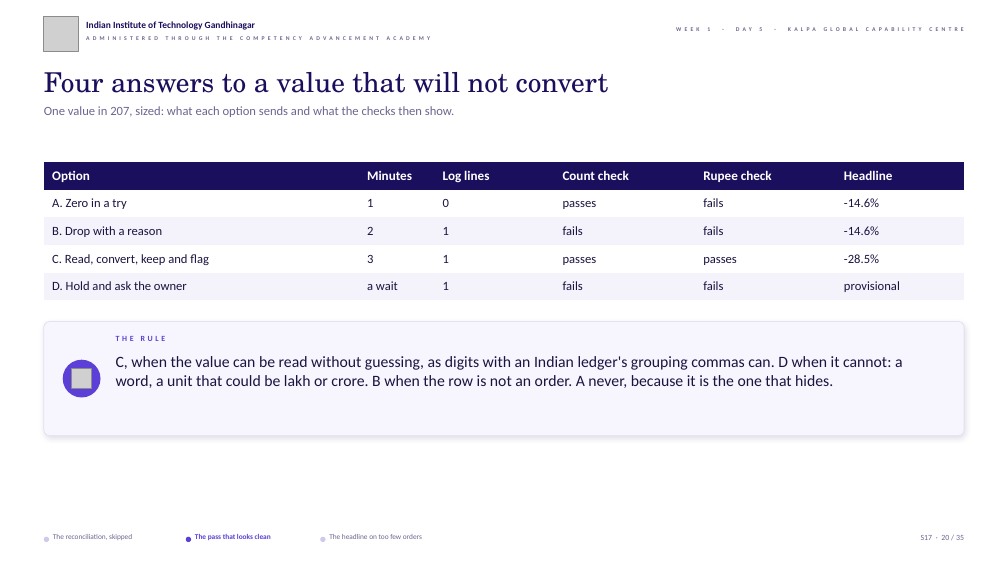
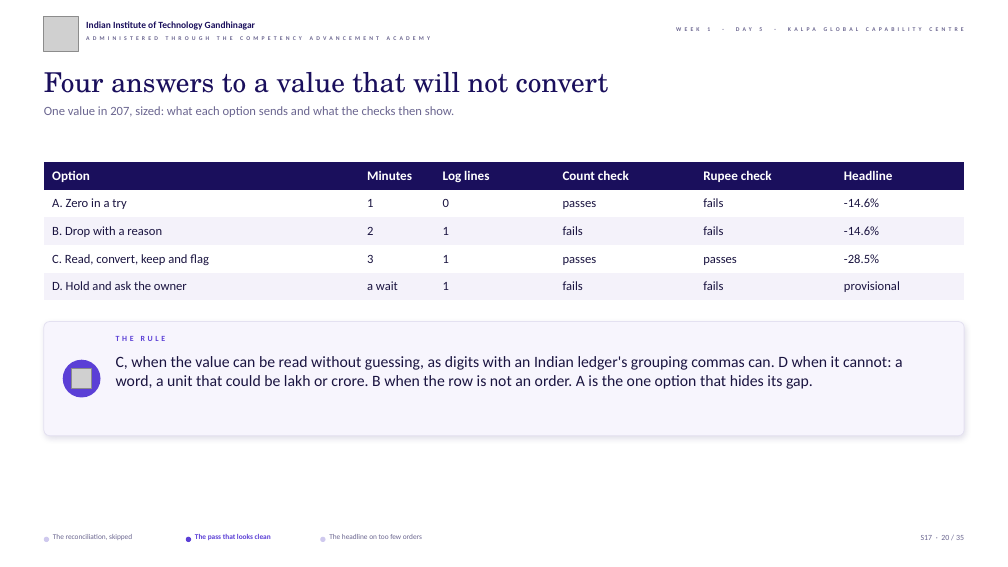
Before and after one commit to fde-academy-lab/c2-content-factory, a slide deck: slide 20 of content/W01/D5/slides/C2_W01_D05_debrief_STUDENT.pptx. Drawn at 1008x567 pixels with LibreOffice and Linux fonts; fonts in the diff are those of the drawing; grey boxes stand for pictures; background and template pictures are left out. Boxes give left, top, right and bottom in pixels: in the first picture for what was removed or moved away, otherwise in the second. Text is boxed around its words. In the diff, an @@ line names an element or a change of style, - is before the commit and + after.

```diff
--- a/content/W01/D5/slides/C2_W01_D05_debrief_STUDENT.pptx
+++ b/content/W01/D5/slides/C2_W01_D05_debrief_STUDENT.pptx
@@ text at [116, 356, 903, 389]: text changed @@
-C, when the value can be read without guessing, as digits with an Indian ledger's grouping commas can. D when it cannot: a word, a unit that could be lakh or crore. B when the row is not an order. A never, because it is the one that hides.
+C, when the value can be read without guessing, as digits with an Indian ledger's grouping commas can. D when it cannot: a word, a unit that could be lakh or crore. B when the row is not an order. A is the one option that hides its gap.
```
Also in this commit, not shown: 7 other slides changed, 20 other files.
